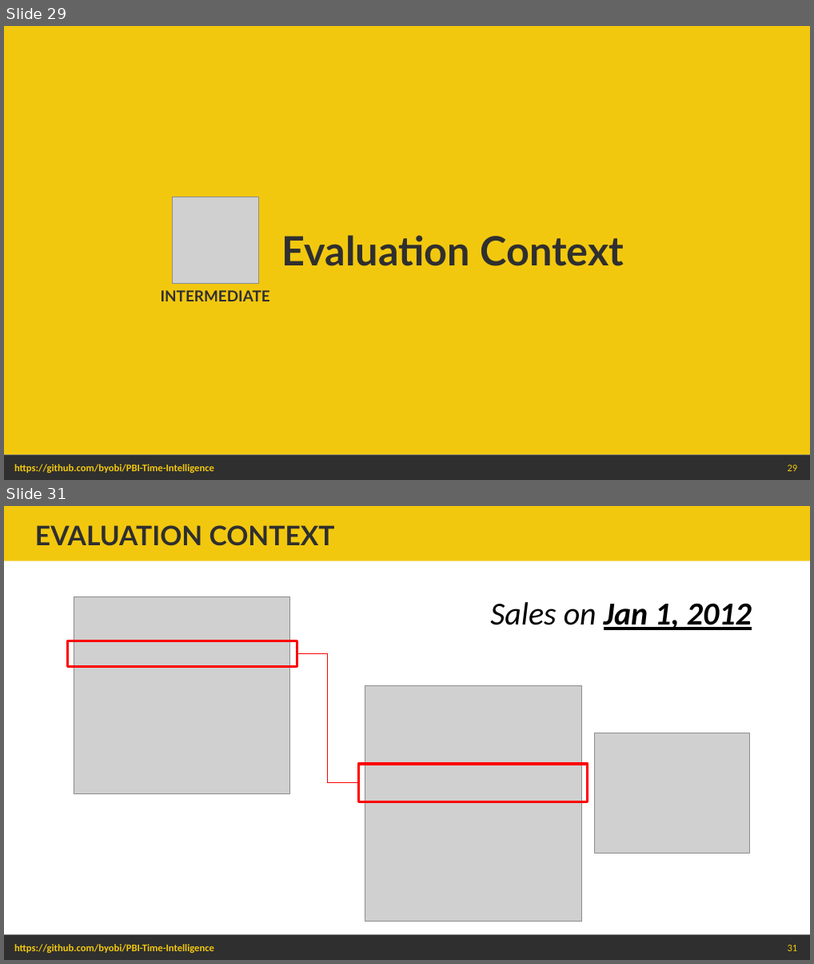
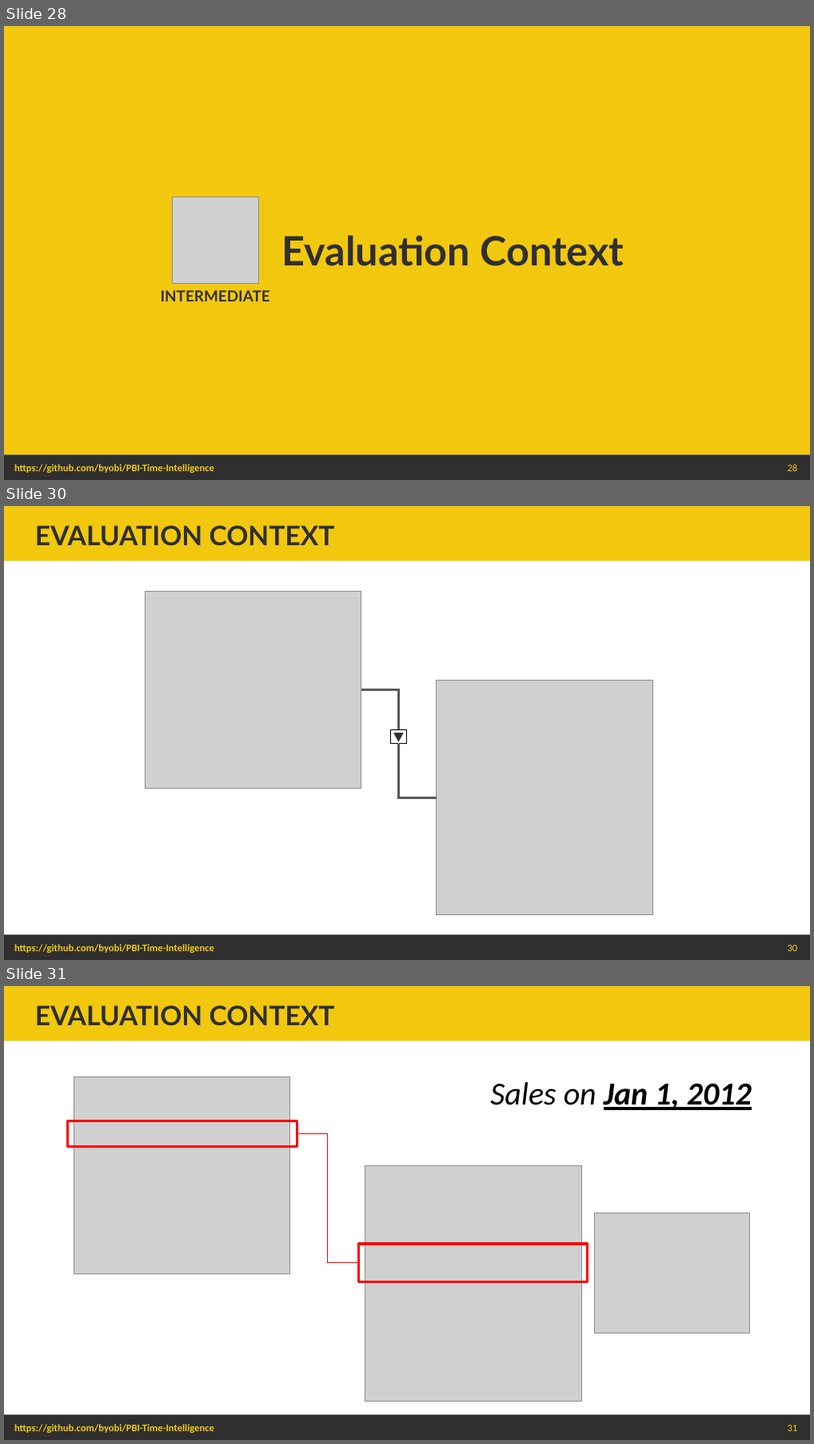
Before and after one commit to byobi/PBI-Time-Intelligence, a slide deck: Power BI Time Intelligence - Beyond the Basics.pptx. Shown one above the other, each under a label of ours: slides 29 and 31 before the commit, slides 28, 30 and 31 after it; the slides between them are not shown. The pictures are 814x964 and 814x1444 pixels, drawn with LibreOffice and Linux fonts; fonts in the diff are those of the drawing; grey boxes stand for pictures. Boxes give left, top, right and bottom in pixels: in the first picture for what was removed or moved away, otherwise in the second. Text is boxed around its words. In the diff, an @@ line names an element or a change of style, - is before the commit and + after.

```diff
--- a/Power BI Time Intelligence - Beyond the Basics.pptx
+++ b/Power BI Time Intelligence - Beyond the Basics.pptx
@@ slide 30 added at <box>4,506,810,960</box>, background #FFFFFF; not listed: 3 template elements that a slide beside it also shows @@
@@ rectangle added at <box>4,506,810,561</box>, fill #F2C80F @@
@@ text added at <box>35,525,335,546</box>, 32 pt, text #2F2F2F, bold @@
+EVALUATION CONTEXT
@@ picture added at <box>145,592,362,788</box> @@
@@ elbow line added from (362, 689) to (437, 797), #595959 3 pt @@
@@ picture added at <box>437,680,653,915</box> @@
@@ rectangle added at <box>391,729,407,743</box>, fill #FFFFFF, outline #000000 1 pt @@
@@ triangle added at <box>393,732,405,743</box>, fill #2F2F2F, outline #FFFFFF 1 pt @@
@@ what was slide 29 is now slide 28 @@
@@ page number at <box>788,464,798,471</box>: text changed @@
-29
+28
```
Also in this commit, not shown: 8 slides changed, 1 other slide added, 2 slides removed, 15 other files.
